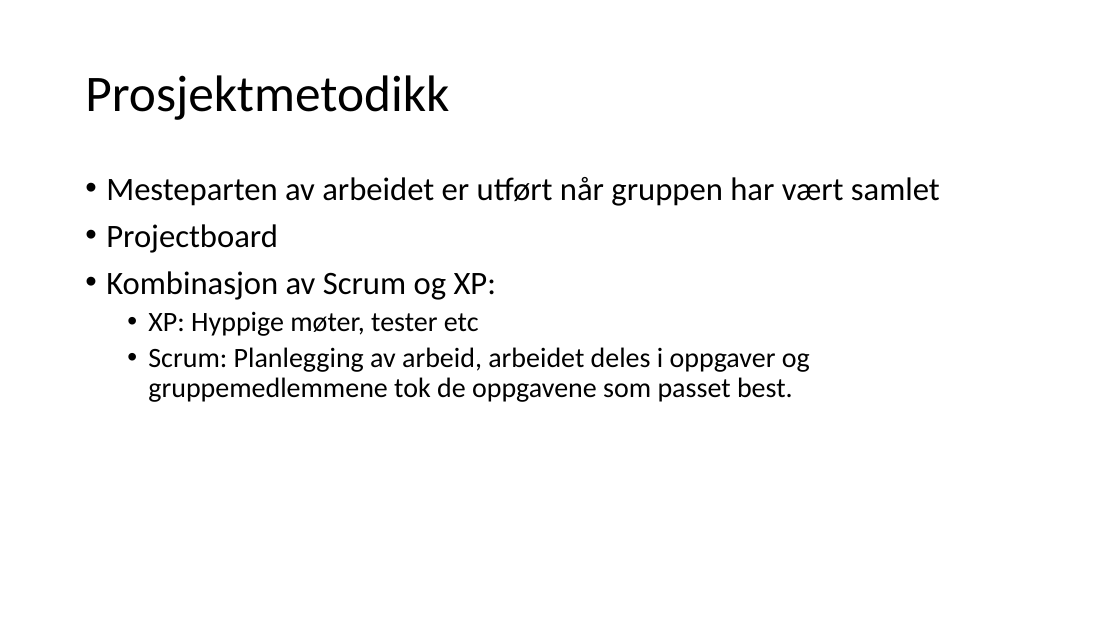
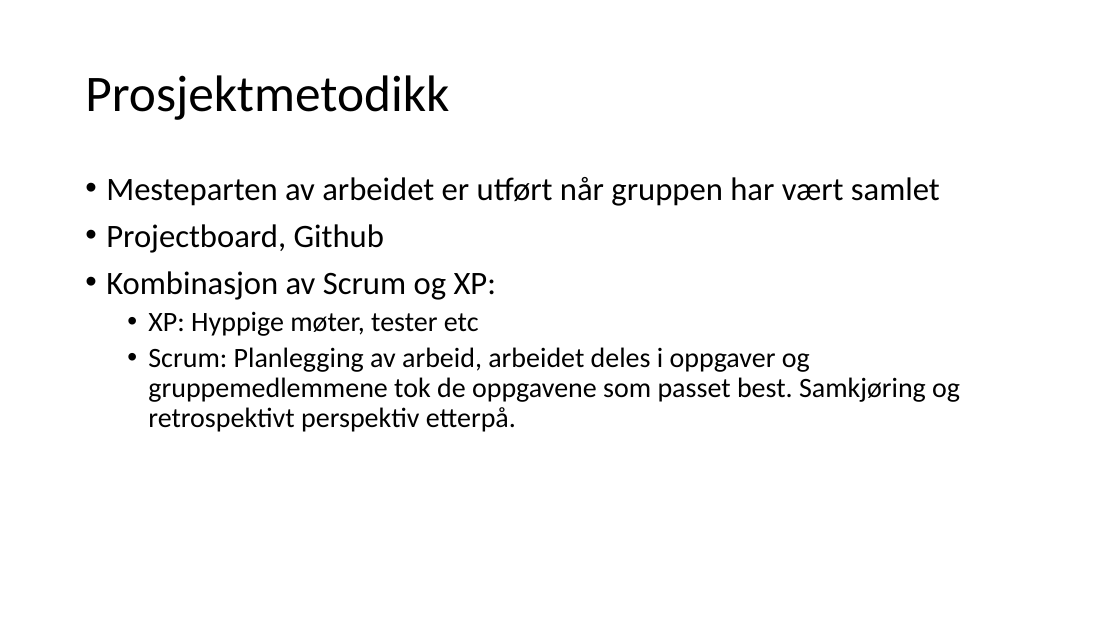
Before and after one commit to inf112-v19/codingwarriors, a slide deck: slide 3 of src/presentation/Codingwarriors.pptx. Drawn at 1120x630 pixels with LibreOffice and Linux fonts; fonts in the diff are those of the drawing. Boxes give left, top, right and bottom in pixels: in the first picture for what was removed or moved away, otherwise in the second. Text is boxed around its words. In the diff, an @@ line names an element or a change of style, - is before the commit and + after.

```diff
--- a/src/presentation/Codingwarriors.pptx
+++ b/src/presentation/Codingwarriors.pptx
@@ text at [106, 224, 384, 253]: text changed @@
-• Projectboard
+• Projectboard, Github
@@ text at [148, 347, 960, 432]: text changed @@
-  • Scrum: Planlegging av arbeid, arbeidet deles i oppgaver og gruppemedlemmene tok de oppgavene som passet best.
+  • Scrum: Planlegging av arbeid, arbeidet deles i oppgaver og gruppemedlemmene tok de oppgavene som passet best. Samkjøring og retrospektivt perspektiv etterpå.
```
Also in this commit, not shown: 2 other slides changed, 6 other files.
